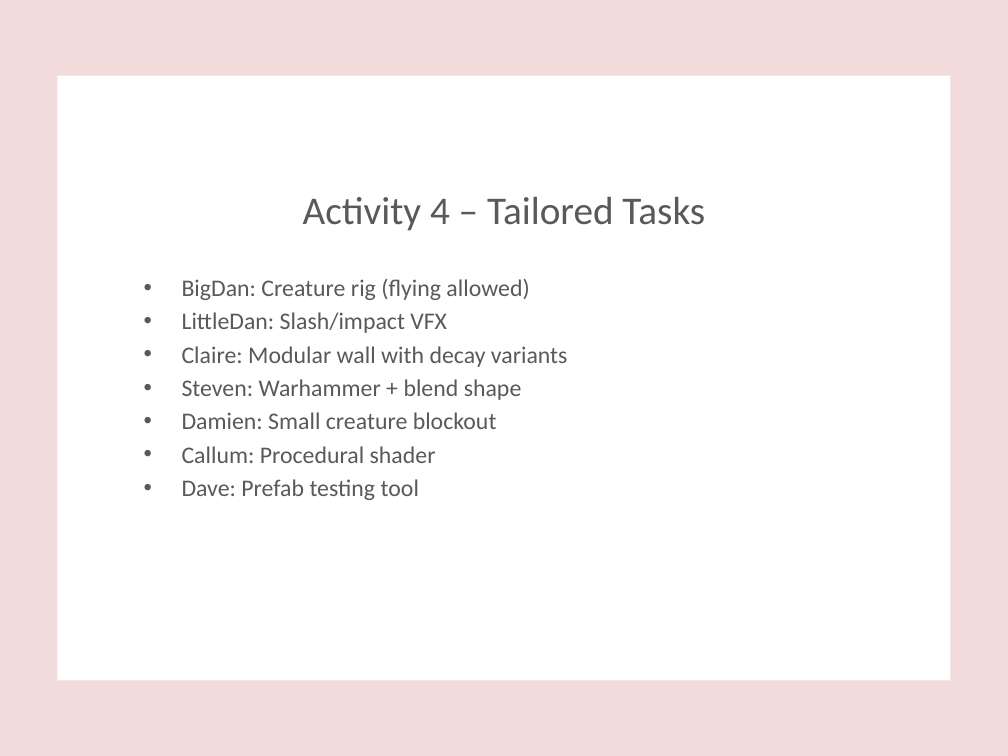
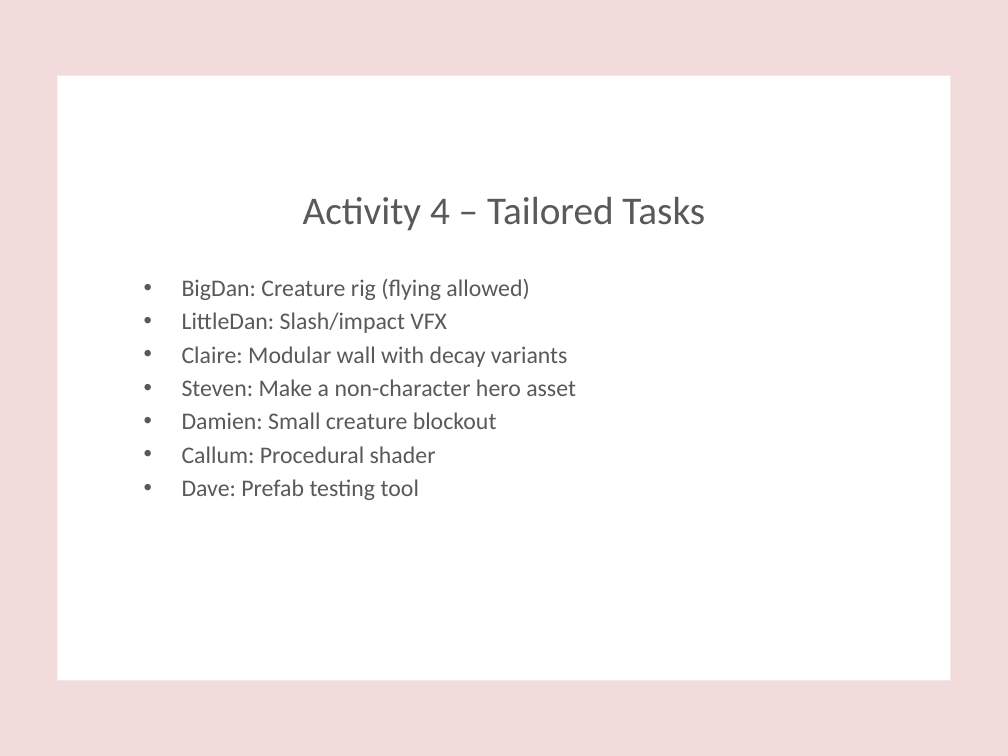
Before and after one commit to Taliesin-Games/Tension-Third-Year-Games, a slide deck: slide 5 of Documentation/workflow_practice_session.pptx. Drawn at 1008x756 pixels with LibreOffice and Linux fonts; fonts in the diff are those of the drawing. Boxes give left, top, right and bottom in pixels: in the first picture for what was removed or moved away, otherwise in the second. Text is boxed around its words. In the diff, an @@ line names an element or a change of style, - is before the commit and + after.

```diff
--- a/Documentation/workflow_practice_session.pptx
+++ b/Documentation/workflow_practice_session.pptx
@@ text at [182,379,576,396]: text changed @@
-• Steven: Warhammer + blend shape
+• Steven: Make a non-character hero asset
```
Also in this commit, not shown: 4 other slides changed.
